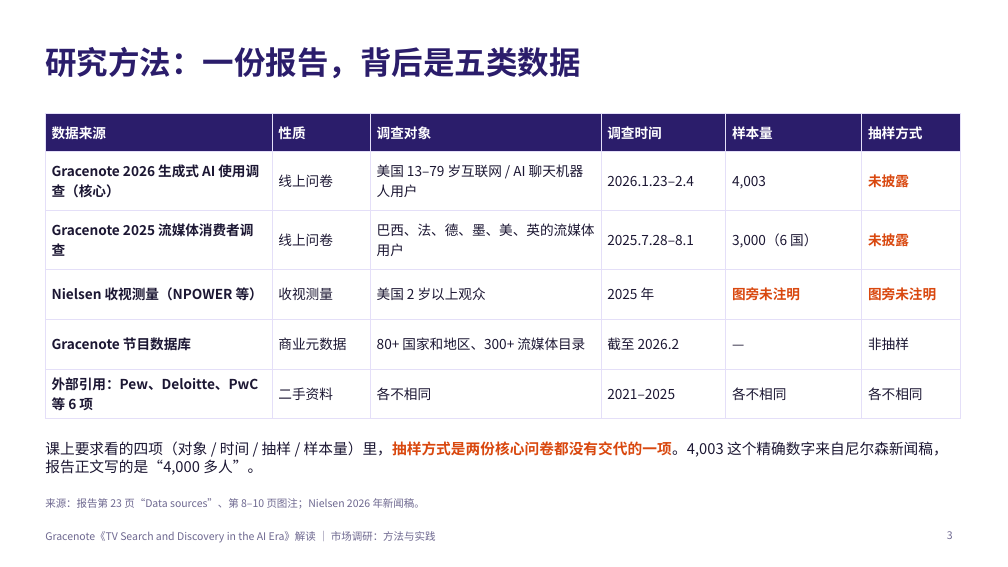
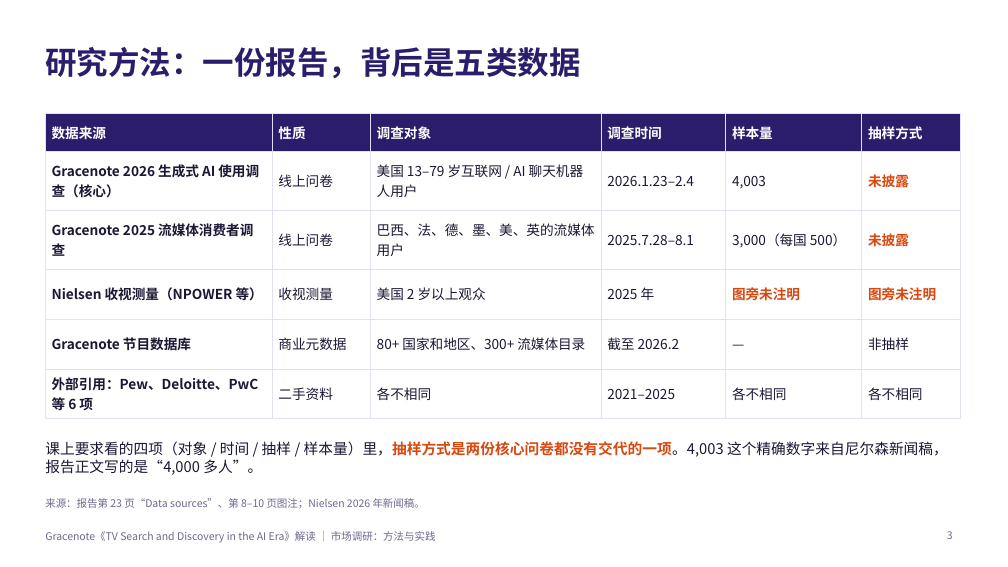
Before and after one commit to jayleo113/ppt, a slide deck: slide 3 of Gracenote_AI报告解读_课堂分享.pptx. Drawn at 1008x567 pixels with LibreOffice and Linux fonts; fonts in the diff are those of the drawing. Boxes give left, top, right and bottom in pixels: in the first picture for what was removed or moved away, otherwise in the second. Text is boxed around its words. In the diff, an @@ line names an element or a change of style, - is before the commit and + after.

```diff
--- a/Gracenote_AI报告解读_课堂分享.pptx
+++ b/Gracenote_AI报告解读_课堂分享.pptx
@@ table at (45, 113, 960, 418) @@
-row 3, column 5: 3,000（6 国）
+row 3, column 5: 3,000（每国 500）
```
Also in this commit, not shown: 10 other slides changed, 2 slides added, 3 other files.
